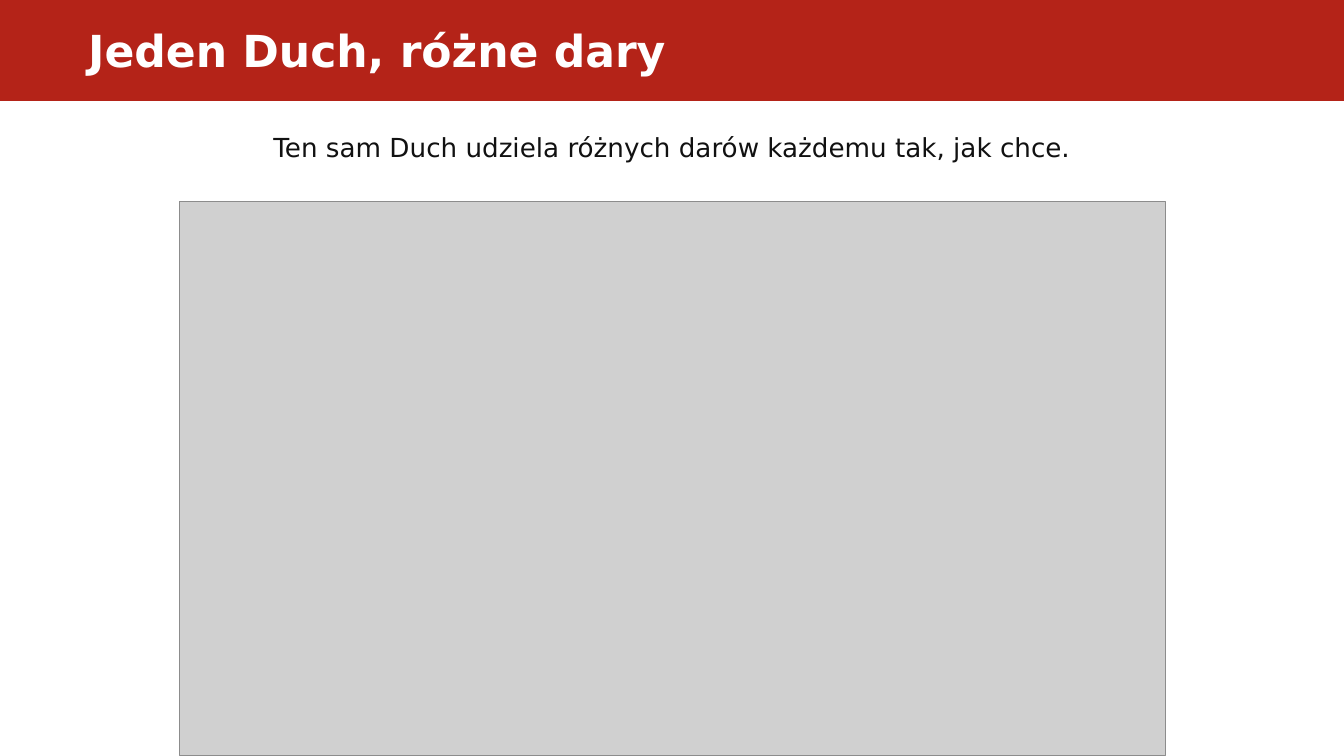
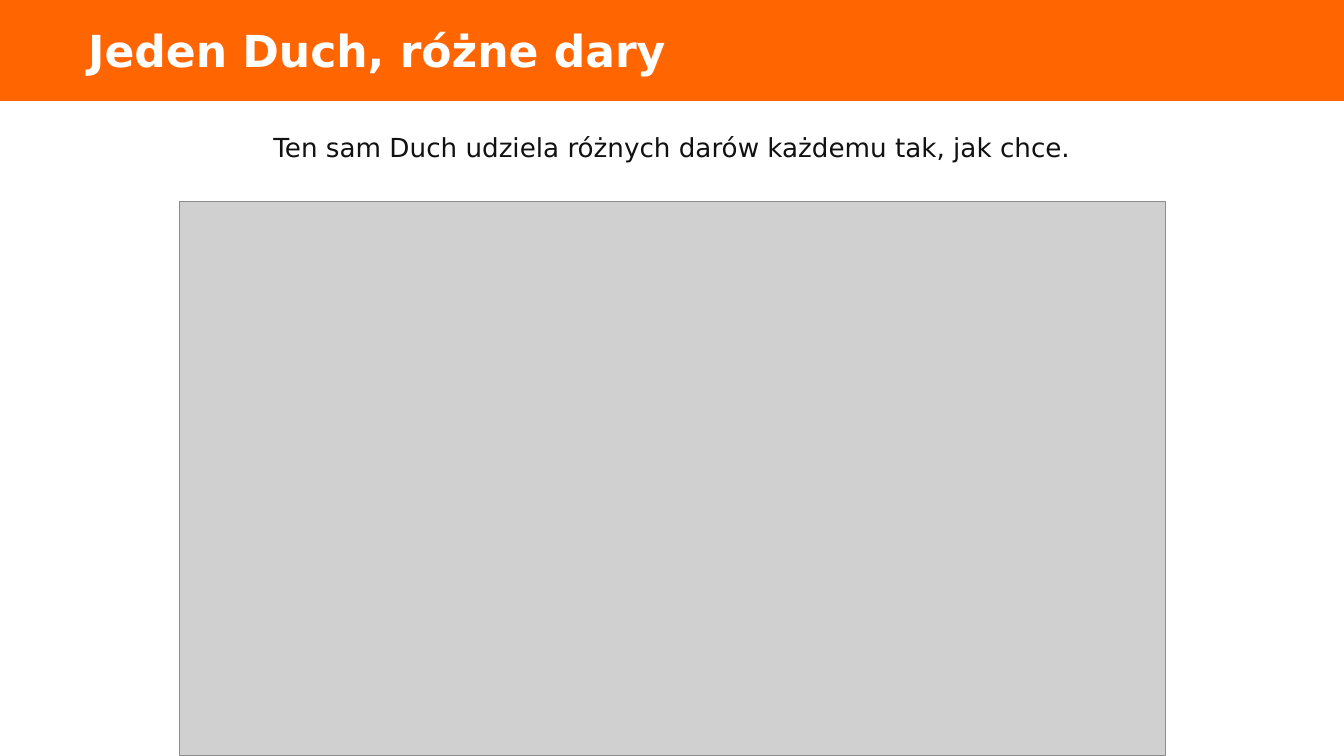
Before and after one commit to folkien/teachings, a slide deck: slide 4 of issue_kurs_kamch_lubecko/5.charyzmaty/dyrektorium_2017_charyzmaty_prezentacja.pptx. Drawn at 1344x756 pixels with LibreOffice and Linux fonts; fonts in the diff are those of the drawing; grey boxes stand for pictures. Boxes give left, top, right and bottom in pixels: in the first picture for what was removed or moved away, otherwise in the second. Text is boxed around its words. In the diff, an @@ line names an element or a change of style, - is before the commit and + after.

```diff
--- a/issue_kurs_kamch_lubecko/5.charyzmaty/dyrektorium_2017_charyzmaty_prezentacja.pptx
+++ b/issue_kurs_kamch_lubecko/5.charyzmaty/dyrektorium_2017_charyzmaty_prezentacja.pptx
@@ rectangle at [0, 0, 1344, 101]: fill #B42318 to #FF6500; outline #B42318 0 pt to #FF6500 0 pt @@
```
Also in this commit, not shown: 5 other slides changed, 13 other files.
